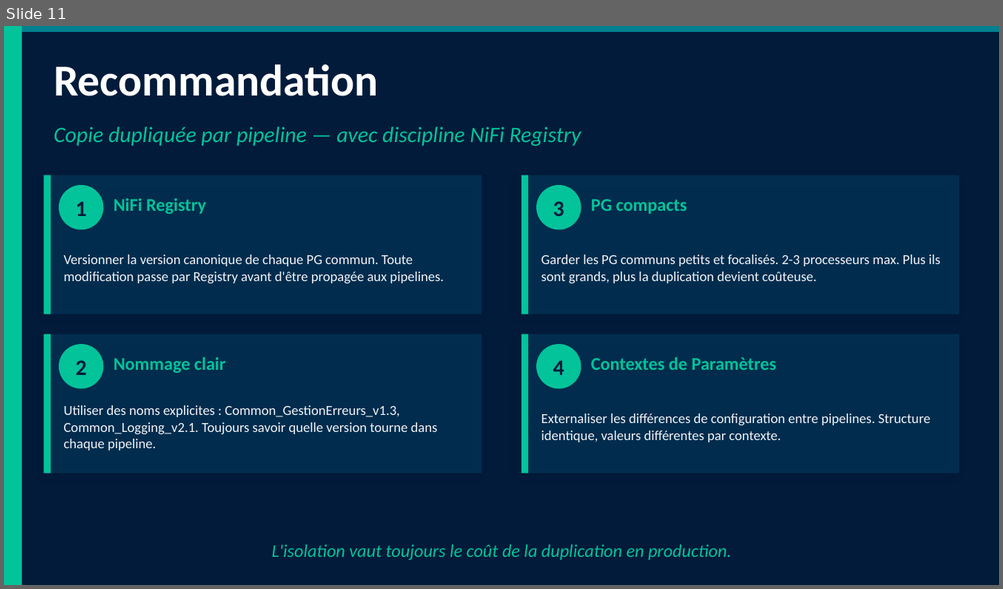
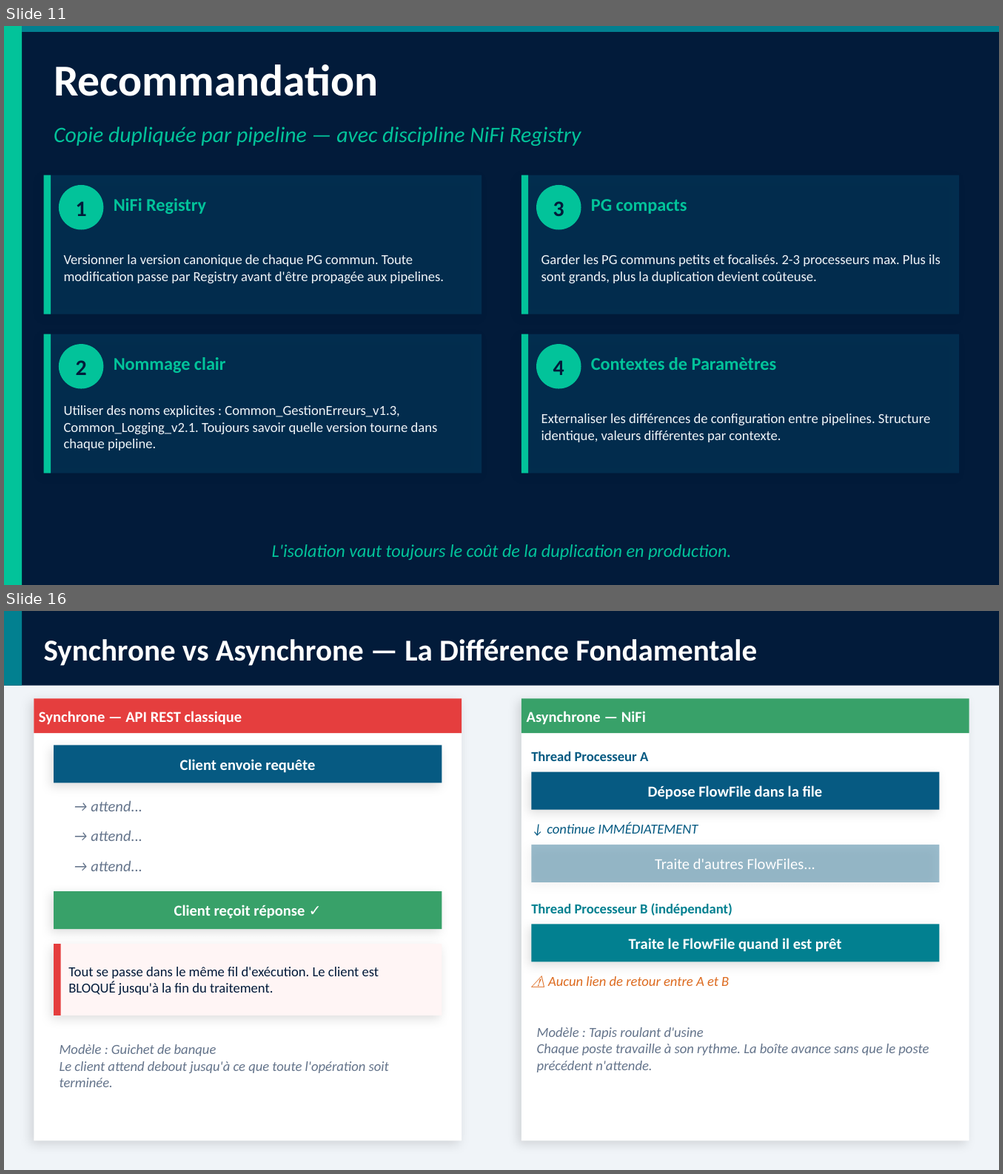
Before and after one commit to MedAmrani/Agents_Layer, a slide deck: nifi_architecture.pptx. Shown one above the other, each under a label of ours: slide 11 before the commit, slides 11 and 16 after it; the slides between them are not shown. The pictures are 1003x589 and 1003x1174 pixels, drawn with LibreOffice and Linux fonts; fonts in the diff are those of the drawing. Boxes give left, top, right and bottom in pixels: in the first picture for what was removed or moved away, otherwise in the second. Text is boxed around its words. In the diff, an @@ line names an element or a change of style, - is before the commit and + after.

```diff
--- a/nifi_architecture.pptx
+++ b/nifi_architecture.pptx
@@ slide 16 added at <box>4,611,999,1170</box>, background #F0F4F8 @@
@@ rectangle added at <box>4,611,999,686</box>, fill #021B3A @@
@@ rectangle added at <box>4,611,22,686</box>, fill #028090 @@
@@ text added at <box>44,639,757,666</box>, 22 pt, text #FFFFFF, bold @@
+Synchrone vs Asynchrone — La Différence Fondamentale
@@ rectangle added at <box>34,698,461,1141</box>, fill #FFFFFF @@
@@ rectangle added at <box>34,698,461,733</box>, fill #E53E3E @@
@@ rectangle added at <box>521,698,969,1141</box>, fill #FFFFFF @@
@@ rectangle added at <box>521,698,969,733</box>, fill #38A169 @@
@@ text added at <box>39,711,242,725</box>, 11 pt, text #FFFFFF, bold @@
+Synchrone — API REST classique
@@ text added at <box>526,711,646,725</box>, 11 pt, text #FFFFFF, bold @@
+Asynchrone — NiFi
@@ rectangle added at <box>54,745,441,783</box>, fill #065A82 @@
@@ text added at <box>180,759,315,773</box>, 11 pt, text #FFFFFF, bold @@
+Client envoie requête
@@ text added at <box>531,752,648,761</box>, 10 pt, text #065A82, bold @@
+Thread Processeur A
@@ rectangle added at <box>531,772,939,810</box>, fill #065A82 @@
@@ text added at <box>648,786,822,800</box>, 11 pt, text #FFFFFF, bold @@
+Dépose FlowFile dans la file
@@ text added at <box>91,801,142,812</box>, 11 pt, text #64748B, italic @@
+→ attend...
@@ text added at <box>91,831,142,841</box>, 11 pt, text #64748B, italic @@
+→ attend...
@@ text added at <box>546,823,697,834</box>, 10 pt, text #065A82, italic @@
+↓ continue IMMÉDIATEMENT
@@ rectangle added at <box>531,845,939,883</box>, fill #065A82 at 40% opacity @@
@@ text added at <box>91,861,142,871</box>, 11 pt, text #64748B, italic @@
+→ attend...
@@ text added at <box>654,859,815,869</box>, 11 pt, text #FFFFFF @@
+Traite d'autres FlowFiles...
@@ rectangle added at <box>54,891,441,929</box>, fill #38A169 @@
@@ text added at <box>174,905,304,919</box>, 11 pt, text #FFFFFF, bold @@
+Client reçoit réponse ✓
@@ text added at <box>531,903,732,916</box>, 10 pt, text #028090, bold @@
+Thread Processeur B (indépendant)
@@ rectangle added at <box>531,924,939,962</box>, fill #028090 @@
@@ text added at <box>629,938,841,952</box>, 11 pt, text #FFFFFF, bold @@
+Traite le FlowFile quand il est prêt
@@ rectangle added at <box>54,944,441,1016</box>, fill #FFF5F5 @@
@@ rectangle added at <box>54,944,61,1016</box>, fill #E53E3E @@
@@ text added at <box>68,967,379,995</box>, 10 pt, text #021B3A @@
+Tout se passe dans le même fil d'exécution. Le client est BLOQUÉ jusqu'à la fin du traitement.
@@ text added at <box>548,977,728,986</box>, 10 pt, text #DD6B20, italic @@
+⚠ Aucun lien de retour entre A et B
@@ text added at <box>537,1028,928,1073</box>, 10 pt, text #64748B, italic @@
+Modèle : Tapis roulant d'usine
+Chaque poste travaille à son rythme. La boîte avance sans que le poste précédent n'attende.
@@ text added at <box>60,1045,389,1088</box>, 10 pt, text #64748B, italic @@
+Modèle : Guichet de banque
+Le client attend debout jusqu'à ce que toute l'opération soit terminée.
```
Also in this commit, not shown: 5 other slides added.
